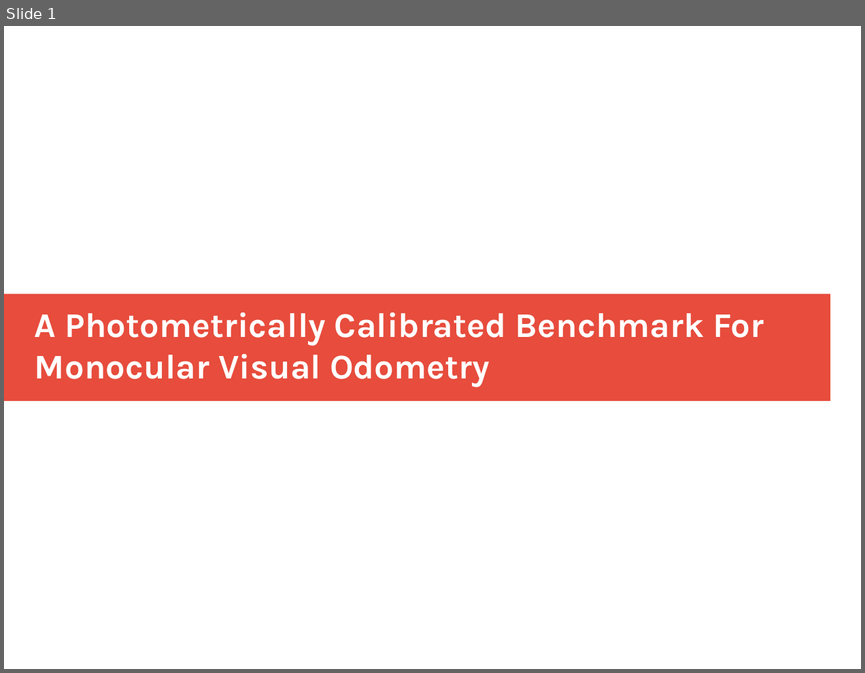
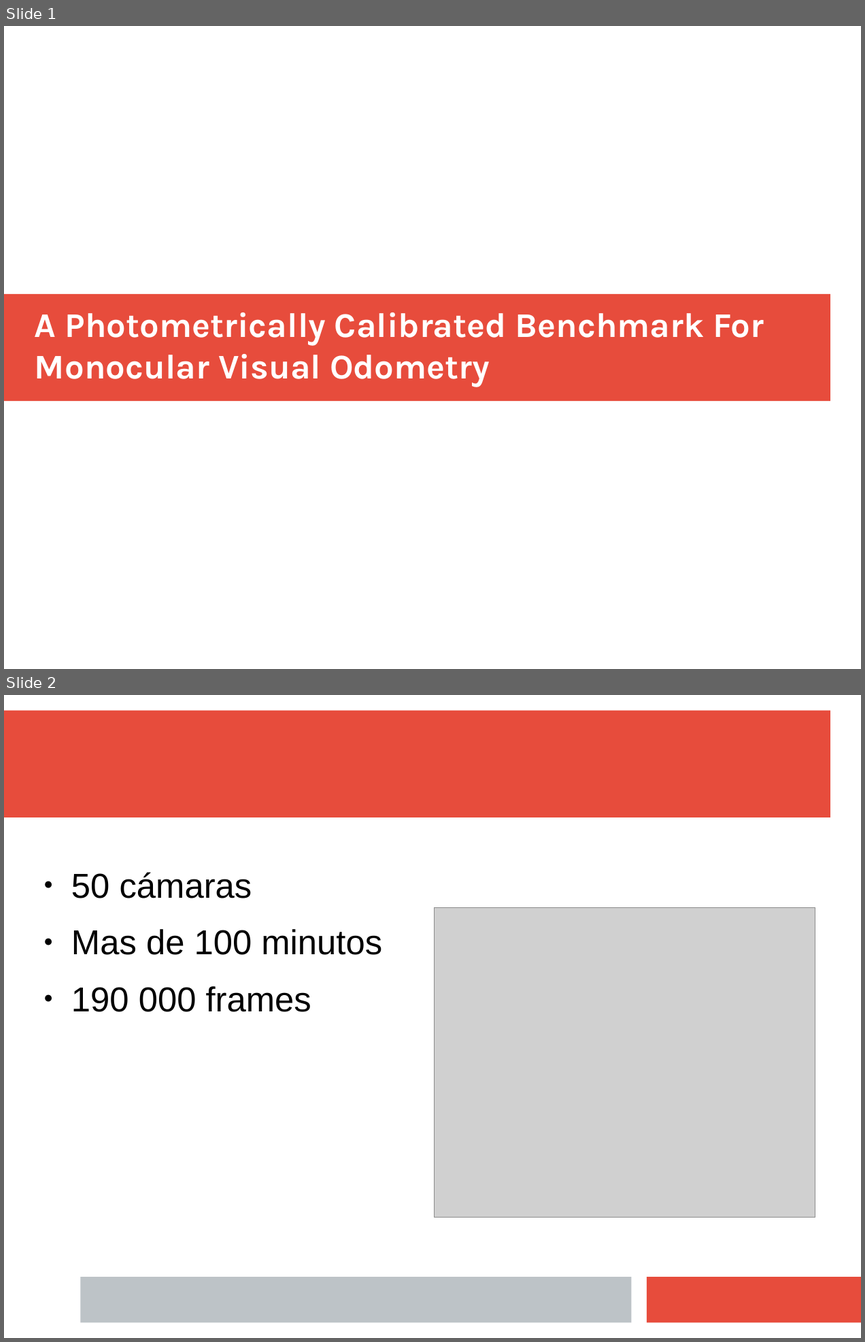
Before and after one commit to joelogg/Imagenes, a slide deck: 08-02-18/T2_Diapositivas.pptx. Shown one above the other, each under a label of ours: slide 1 before the commit, slides 1 and 2 after it. The pictures are 865x673 and 865x1342 pixels, drawn with LibreOffice and Linux fonts; fonts in the diff are those of the drawing; grey boxes stand for pictures. Boxes give left, top, right and bottom in pixels: in the first picture for what was removed or moved away, otherwise in the second. Text is boxed around its words. In the diff, an @@ line names an element or a change of style, - is before the commit and + after.

```diff
--- a/08-02-18/T2_Diapositivas.pptx
+++ b/08-02-18/T2_Diapositivas.pptx
@@ slide 2 added at [4, 695, 861, 1338], background #FFFFFF @@
@@ rectangle added at [4, 711, 830, 818], fill #E74C3C @@
@@ text added at [71, 872, 382, 1012], 32 pt, text #000000 @@
+● 50 cámaras
+● Mas de 100 minutos
+● 190 000 frames
@@ picture added at [434, 907, 816, 1217] @@
@@ rectangle added at [80, 1276, 632, 1323], fill #BDC3C7 @@
@@ rectangle added at [647, 1276, 861, 1323], fill #E74C3C @@
```
Also in this commit, not shown: 5 other slides added, 1 slide removed, 2 other files.
